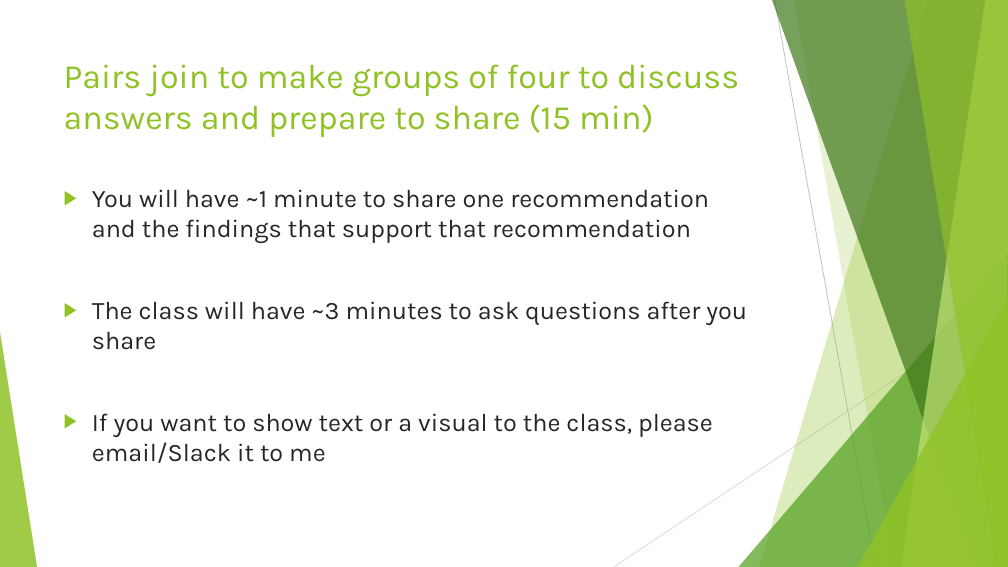
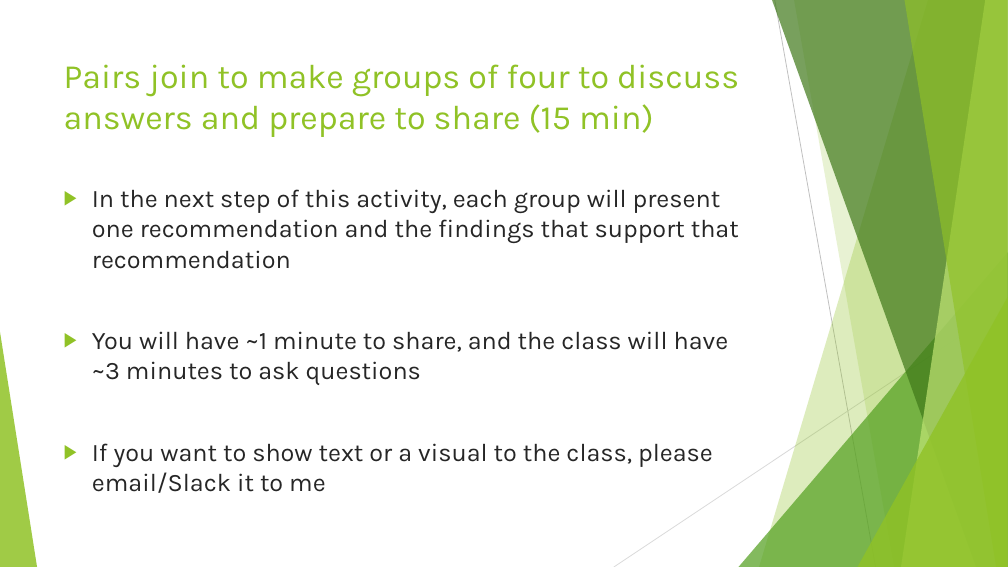
Before and after one commit to DavidBraslow/Our-Class-Graph, a slide deck: slide 7 of Our Class Graph Slides.pptx. Drawn at 1008x567 pixels with LibreOffice and Linux fonts; fonts in the diff are those of the drawing. Boxes give left, top, right and bottom in pixels: in the first picture for what was removed or moved away, otherwise in the second. Text is boxed around its words. In the diff, an @@ line names an element or a change of style, - is before the commit and + after.

```diff
--- a/Our Class Graph Slides.pptx
+++ b/Our Class Graph Slides.pptx
@@ text at (92, 189, 739, 385): text changed @@
-▶ You will have ~1 minute to share one recommendation and the findings that support that recommendation
-▶ The class will have ~3 minutes to ask questions after you share
+▶ In the next step of this activity, each group will present one recommendation and the findings that support that recommendation
+▶ You will have ~1 minute to share, and the class will have ~3 minutes to ask questions
```
Also in this commit, not shown: 3 other slides changed, 1 other file.
